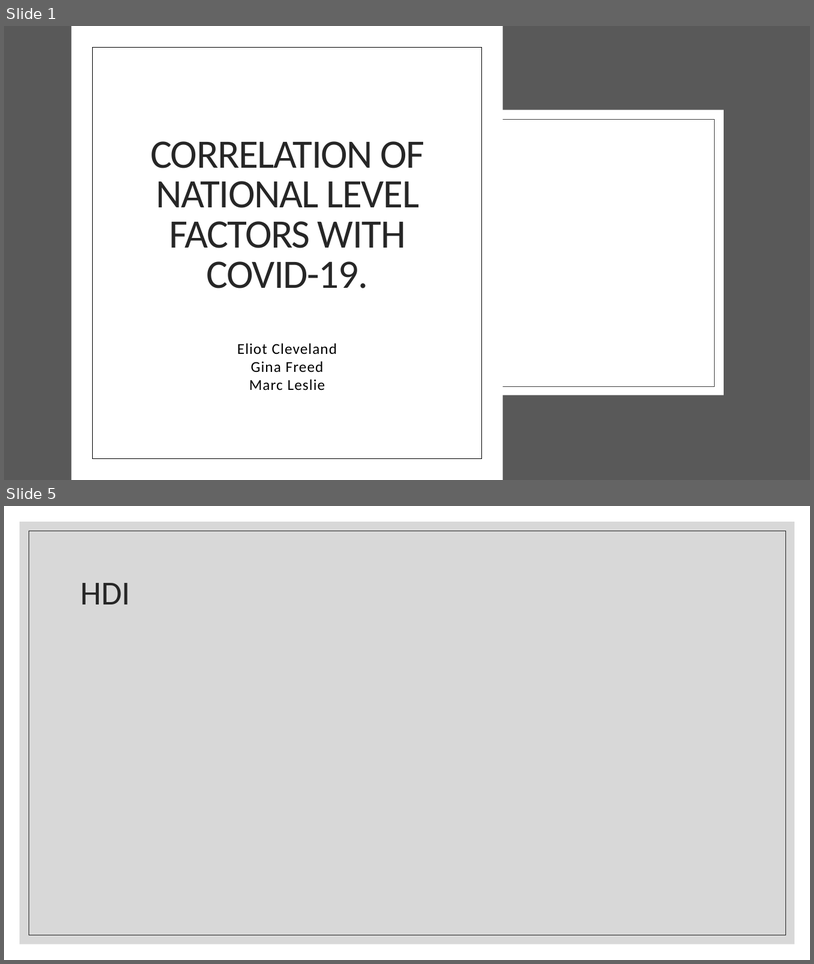
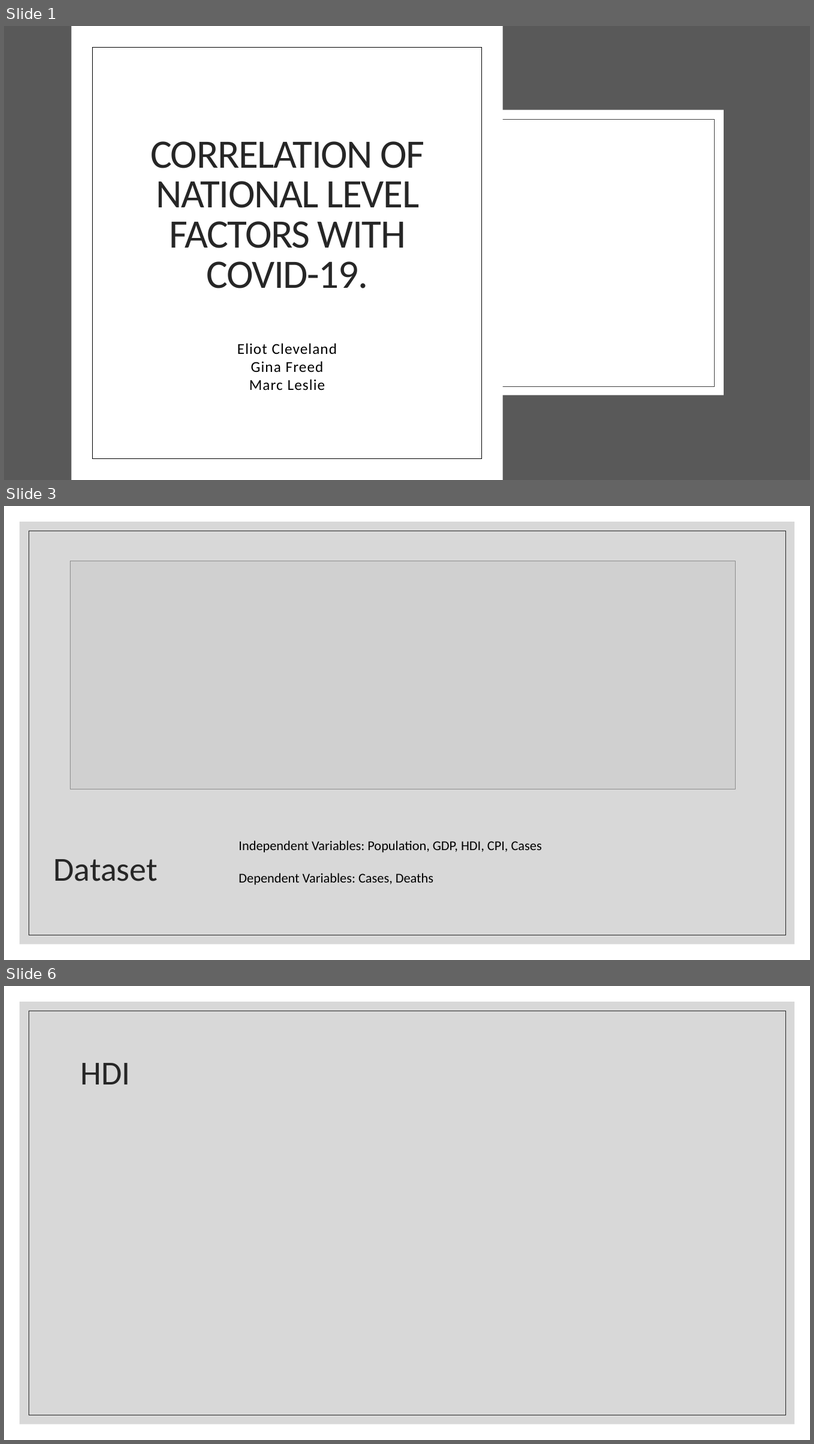
Before and after one commit to eclevela-1234/Covid-19-in-Europe, a slide deck: Covid-19 Presentation Team GEM.pptx. Shown one above the other, each under a label of ours: slides 1 and 5 before the commit, slides 1, 3 and 6 after it; the slides between them are not shown. The pictures are 814x964 and 814x1444 pixels, drawn with LibreOffice and Linux fonts; fonts in the diff are those of the drawing; grey boxes stand for pictures; background and template pictures are left out. Boxes give left, top, right and bottom in pixels: in the first picture for what was removed or moved away, otherwise in the second. Text is boxed around its words. In the diff, an @@ line names an element or a change of style, - is before the commit and + after.

```diff
--- a/Covid-19 Presentation Team GEM.pptx
+++ b/Covid-19 Presentation Team GEM.pptx
@@ slide 3 added at (x1=4, y1=506, x2=810, y2=960), background #FFFFFF; not listed: 2 template elements that a slide beside it also shows @@
@@ picture added at (x1=71, y1=561, x2=736, y2=789) @@
@@ text added at (x1=239, y1=840, x2=542, y2=885), 16 pt, text #000000 @@
+Independent Variables: Population, GDP, HDI, CPI, Cases
+Dependent Variables: Cases, Deaths
@@ title added at (x1=53, y1=859, x2=158, y2=881), 40 pt, text #262626 @@
+Dataset
@@ what was slide 5 is now slide 6 @@
```
Also in this commit, not shown: 1 slide changed, 5 other slides added.
